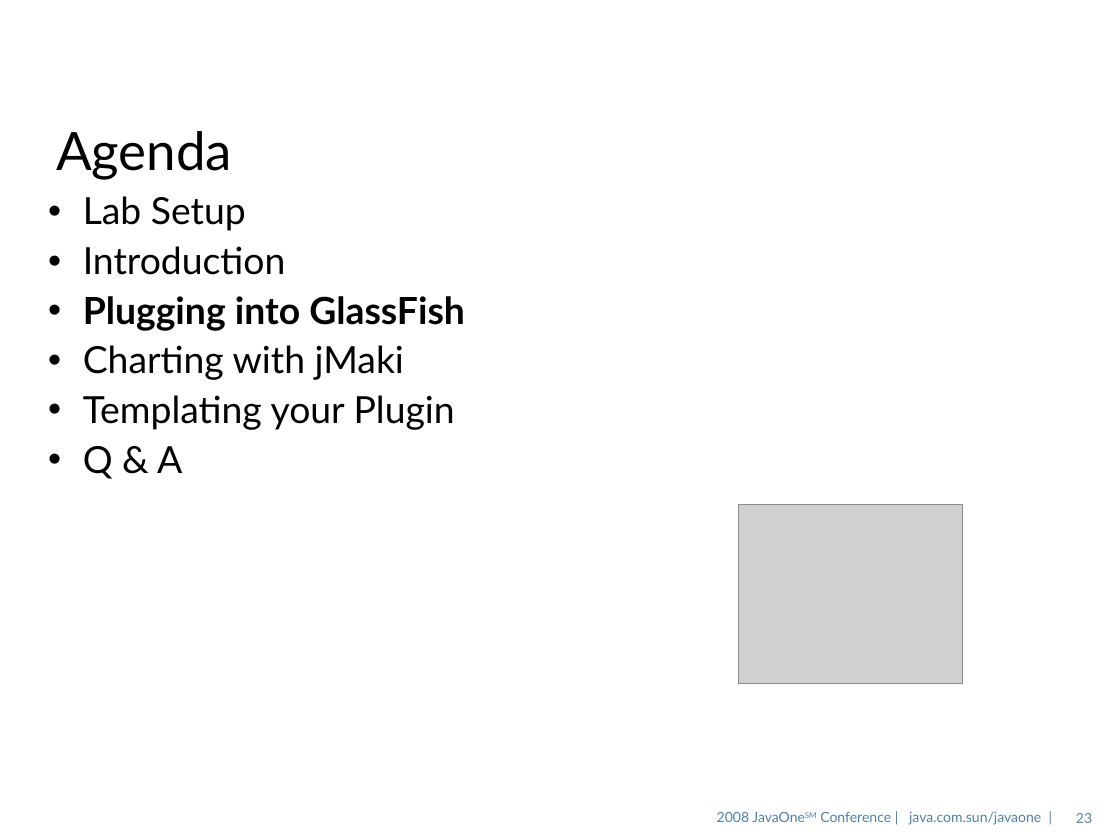
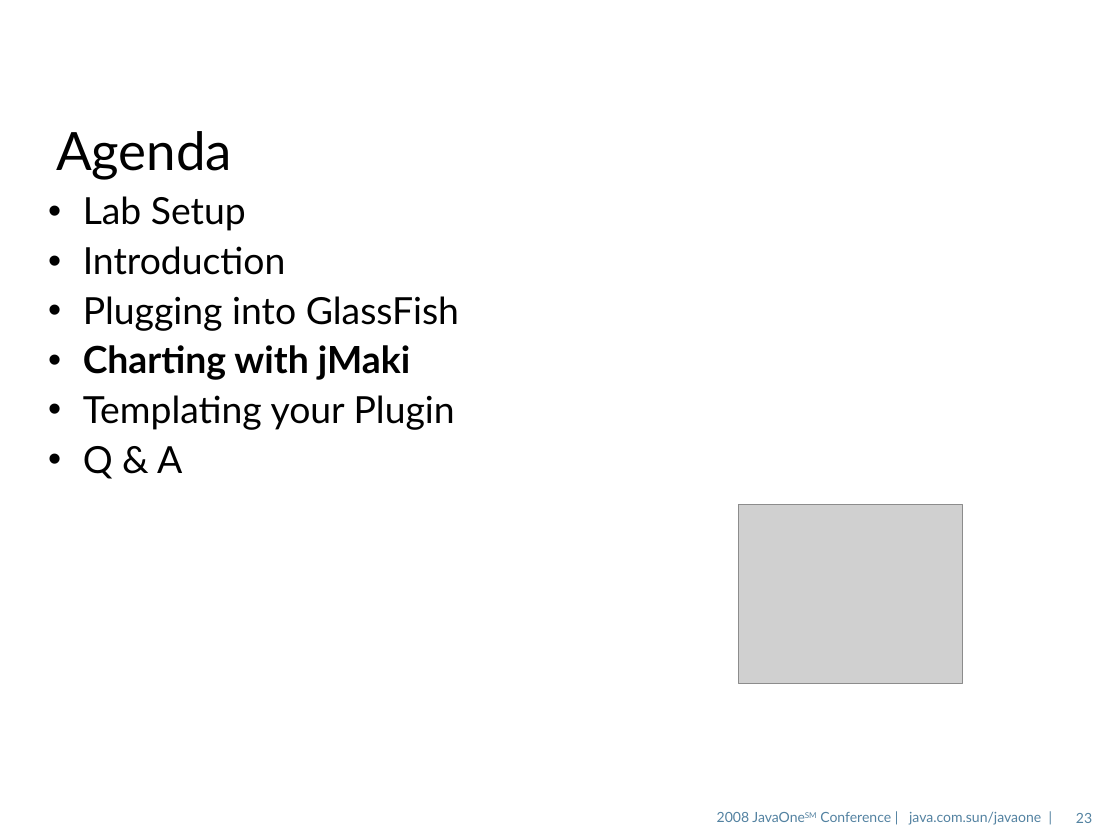
Before and after one commit to dmatej/Glassfish-SVN-Patched, a slide deck: slide 23 of v3/admingui/j1plugin/gfplugin/4520_gfplugin.odp. Drawn at 1120x840 pixels with LibreOffice and Linux fonts; fonts in the diff are those of the drawing; grey boxes stand for pictures; background and template pictures are left out. Boxes give left, top, right and bottom in pixels: in the first picture for what was removed or moved away, otherwise in the second. Text is boxed around its words. In the diff, an @@ line names an element or a change of style, - is before the commit and + after.

```diff
--- a/v3/admingui/j1plugin/gfplugin/4520_gfplugin.odp
+++ b/v3/admingui/j1plugin/gfplugin/4520_gfplugin.odp
@@ text at <box>83,296,459,380</box>: bold off in "Plugging into GlassFish"; bold on in "Charting with jMaki" @@
```
Also in this commit, not shown: 15 other slides changed, 2 slides added, 1 slide removed.
